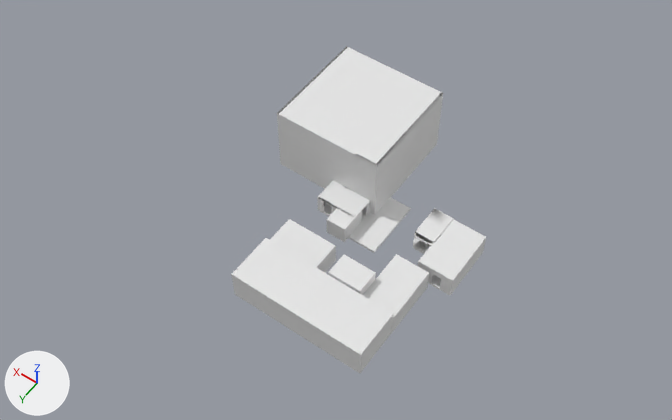
The FBX model Assets/resources/Map/map.fbx, before and after one commit.
The view is the same before and after, from a camera (50 mm lens) standing at (-97.0, 160.0, 277.0) and looking at (30.0, -18.0, -4.0). Arrows for +X, +Y and +Z are at lower left; the lights stay in place. Where no turn or scale is listed for an object, it has been applied to the vertices. Vertices at the same position are counted once.
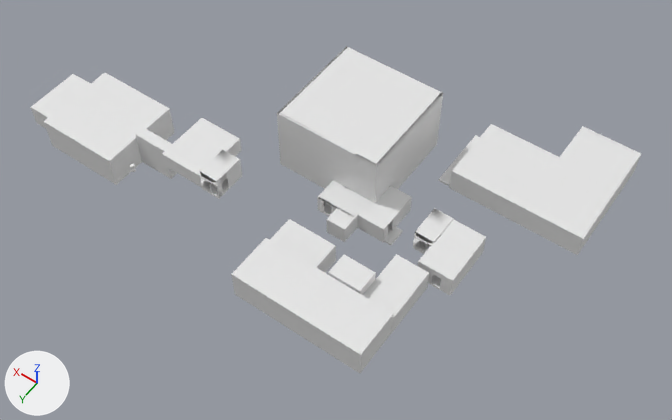
Where the newer file only moved an object's origin or applied its transform, the numbers keep the older frame.

What changed in the scene script:
```text
Change me_cube_022:
    used by ob_cube_011; location = (12.9, -15.4, 0.0); rotation_euler = (1.571, 0.0, 0.0), in degrees (90, 0, 0); scale = (0.0467, 0.0045, 0.0701)
    remove me_cube_022.from_pydata(...)  # 22 vertices, 20 faces; spans x -148.0..100.0, y -100.0..100.0, z -100.0..250.0
    add me_cube_022.from_pydata(...)  # 124 vertices, 122 faces; spans x -2.0..1.0, y -3.0..0.0, z -1.0..16.0
    me_cube_022 part 1: 22 vertices removed from x -148.0..100.0, y -100.0..100.0, z -100.0..250.0; 124 vertices added at x -2.0..1.0, y -3.0..0.0, z -1.0..16.0
Add me_cube_013:
    me_cube_013.from_pydata(...)  # 874 vertices, 842 faces; spans x -4.1..87.2, y -16.4..19.5, z -9.5..9.2
Add me_cube_012:
    me_cube_012.from_pydata(...)  # 192 vertices, 190 faces; spans x -39.5..20.2, y -34.6..14.9, z -0.5..9.7
Change ob_cube_011:
    ob_cube_011.rotation_euler: (1.571, 0.0, 0.0) -> (0.0, 0.0, 0.0)  # degrees (90, 0, 0) -> degrees (0, 0, 0)
    ob_cube_011.scale: (0.0467, 0.0045, 0.0701) -> (4.67, 7.01, 0.45)
Add ob_cube_013:
    ob_cube_013 = bpy.data.objects.new('Cube.013', me_cube_013)
    ob_cube_013.location = (66.5, 3.8, 9.9)
Add ob_cube_012:
    ob_cube_012 = bpy.data.objects.new('Cube.012', me_cube_012)
    ob_cube_012.location = (-15.4, -64.8, 0.7)
```

Location of each change, (x1, y1, x2, y2) in pixels of the pictures (672 x 420 px):
'Cube.012', added
    after: (438, 124, 641, 255)
'Cube.013', added
    after: (31, 73, 242, 199)
'Cube.011', reshaped, rescaled, turned
    before: (348, 197, 411, 253)
    after: (357, 186, 412, 246)
